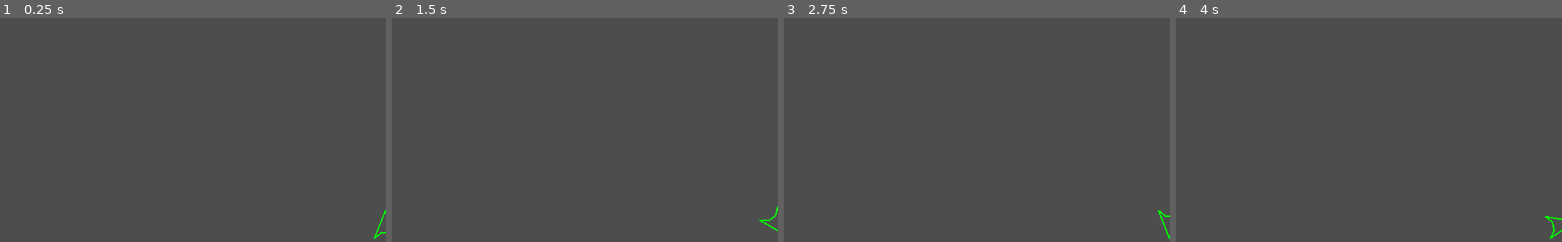
Above: before the commit, frames 1-4 (left to right).
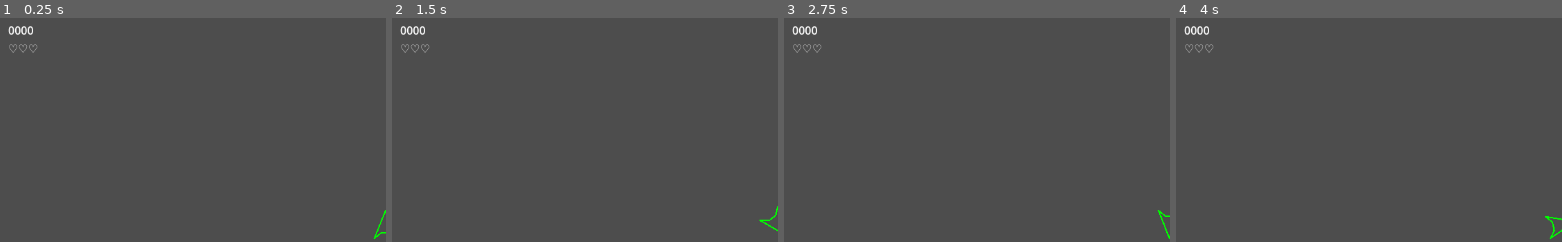
Above: after the commit, the same moments.

Repository: JakeDEsposito/godot-asteroids
Game: Godot game, scene res://scenes/game/game.tscn
Same seed, same stepped clock (60 frames per second), same inputs: the game is played once before the commit and once after it. The project has no main scene, so this scene is started directly. Sound files missing from this copy of the repository are replaced by a short silence.
Inputs:
- Up to frame 1 (0.25 s): no input
- Up to frame 2 (1.5 s): tap Enter at 0.5 s; hold D (right) 0.53-1.28 s; hold Space (shoot) 0.53-1.28 s; hold A (left) from 1.28 s (still down); tap Space (shoot) at 1.35 s
- Up to frame 3 (2.75 s): release A (left) at 2.03 s; hold D (right) from 2.03 s (still down); hold Space (shoot) from 2.03 s (still down)
- Up to frame 4 (4 s): release D (right) at 2.78 s; release Space (shoot) at 2.78 s; hold W (forward) 2.78-3.53 s; tap Space (shoot) at 2.85, 3.5 s; hold A (left) from 3.53 s (still down); hold Space (shoot) from 3.53 s (still down)
The pictures show only the part of the screen within x 2-52%, y 4-54%; the shares and areas given below are measured in that part.

The runs differ from the first frame. In frame 1, 0.3% of the frame differs, in the area x 2-10%, y 3-16%; in frame 2, 0.3%; in frame 3, 0.3%; in frame 4, 0.3%.

Commit message:
Added game ui to game and made score increment when a bullet hits an asteroid

Diff:
--- a/scenes/game/game.gd
+++ b/scenes/game/game.gd
@@ -12,6 +12,7 @@
 var score: int = 0
 
 @onready var player: RigidBody2D = %Player
+@onready var game_ui: Control = %GameUI
 
 var asteroid_scene := preload("res://scenes/entities/asteroid/asteroid.tscn")
 
@@ -46,4 +47,11 @@
 	asteroid.linear_velocity = player.linear_velocity
 	asteroid.apply_force(Vector2(spawn_force_deviation, spawn_force).rotated(spawn_angle))
 
+	asteroid.body_entered.connect(_on_asteroid_hit)
+
 	add_child(asteroid)
+
+func _on_asteroid_hit(body: Node) -> void:
+	if body.is_in_group("bullets"):
+		score += 1
+		game_ui.set_score(score)
--- a/scenes/game/game.tscn
+++ b/scenes/game/game.tscn
@@ -1,7 +1,8 @@
-[gd_scene load_steps=3 format=3 uid="uid://cyvcay4u6fgui"]
+[gd_scene load_steps=4 format=3 uid="uid://cyvcay4u6fgui"]
 
 [ext_resource type="Script" uid="uid://o1tgqoy7ymeq" path="res://scenes/game/game.gd" id="1_ipsg0"]
 [ext_resource type="PackedScene" uid="uid://dsrqfv74uedqb" path="res://scenes/entities/player/player.tscn" id="2_povof"]
+[ext_resource type="PackedScene" uid="uid://bbtn3o44ciabx" path="res://scenes/ui/gameui.tscn" id="3_0sr1o"]
 
 [node name="Game" type="Node2D"]
 script = ExtResource("1_ipsg0")
@@ -20,5 +21,10 @@
 wait_time = 0.1
 autostart = true
 
+[node name="CanvasLayer" type="CanvasLayer" parent="."]
+
+[node name="GameUI" parent="CanvasLayer" instance=ExtResource("3_0sr1o")]
+unique_name_in_owner = true
+
 [connection signal="timeout" from="IncreaseAsteroidsCapTimer" to="." method="_on_increase_asteroids_cap_timer_timeout"]
 [connection signal="timeout" from="SpawnAsteroidTimer" to="." method="_on_spawn_asteroid_timer_timeout"]
